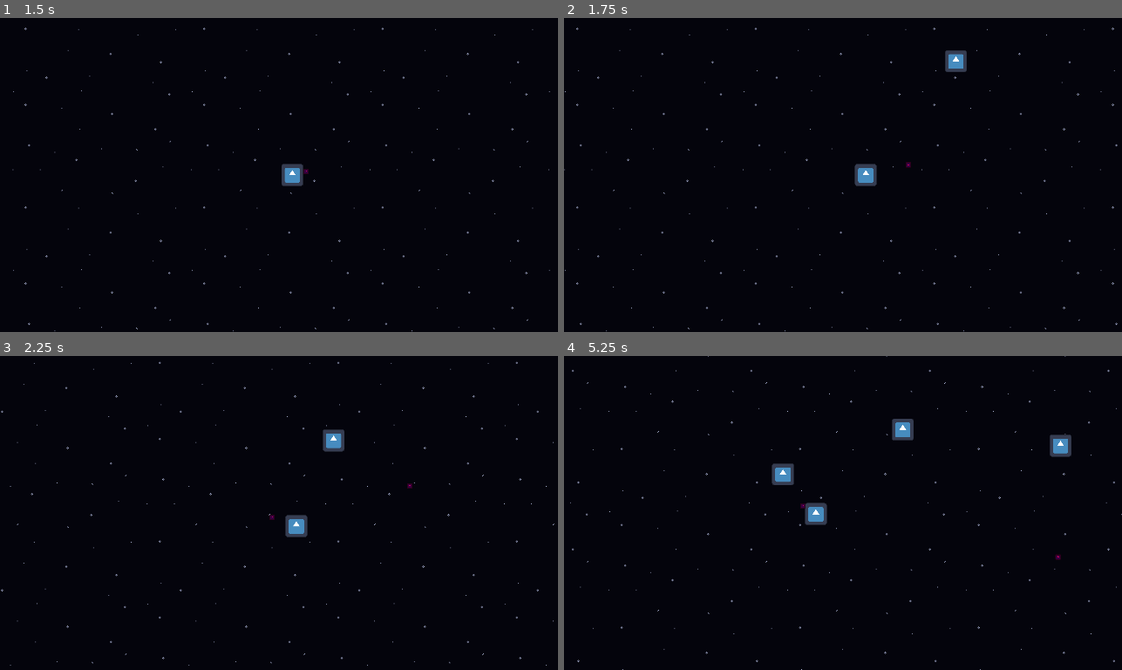
Above: before the commit, frames 1-4 (two rows, left to right).
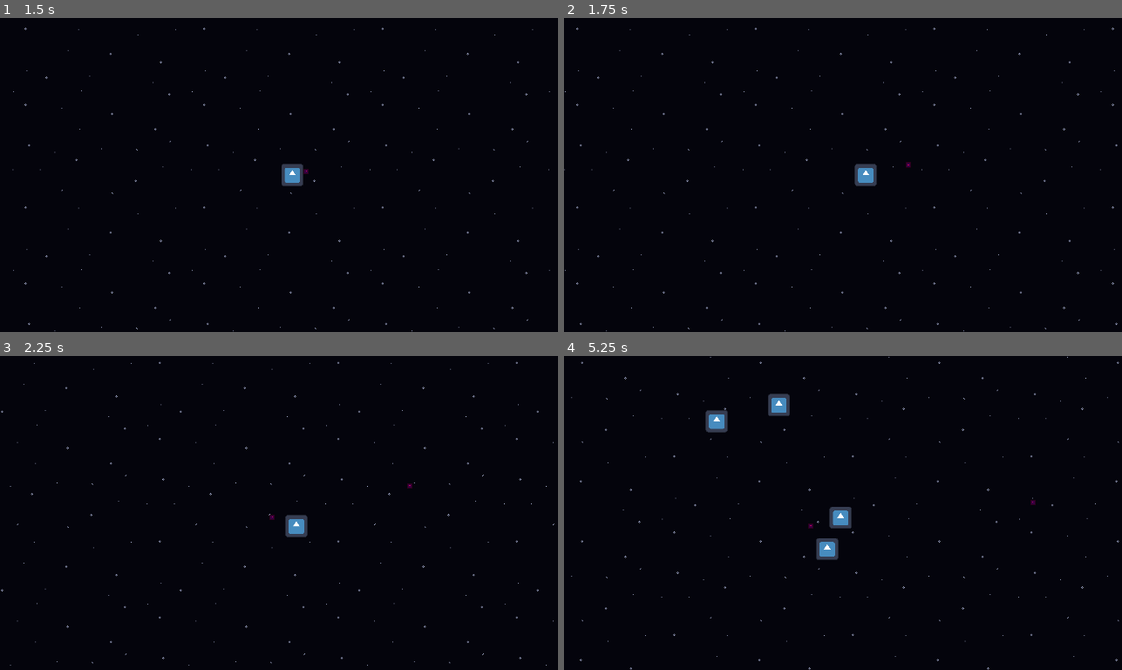
Above: after the commit, the same moments.

Repository: WinterAtne/Game-Jam
Game: Godot game, scene res://scenes/main.tscn
The game is run twice, just before and just after one commit, with the same random seed, the same clock (stepped at 60 frames per second) and the same inputs. The engine's default icon, where the game draws it, is replaced by a stand-in: a white triangle on a blue panel in a dark square.
Inputs (mouse positions are in pixels of both pictures, inside the frame that each line leads up to):
- Up to frame 1 (1.5 s): click "Start" at 0.5 s; tap Enter at 1.25 s; move the mouse to (401, 159) at 1.27 s; hold D (right) from 1.28 s (still down); click (401, 159) at 1.35 s
- Up to frame 2 (1.75 s): keep holding D (right)
- Up to frame 3 (2.25 s): move the mouse to (167, 528) at 2.02 s; release D (right) at 2.03 s; hold Down (down) from 2.03 s (still down); click (167, 528) at 2.1 s
- Up to frame 4 (5.25 s): move the mouse to (898, 443) at 2.77 s; release Down (down) at 2.78 s; hold D (right) 2.78-3.53 s; click (898, 443) at 2.85 s; move the mouse to (815, 575) at 3.52 s; hold W (up) 3.53-4.28 s; click (815, 575) at 3.6 s; move the mouse to (1010, 560) at 4.27 s; hold A (left) from 4.28 s (still down); click (1010, 560) at 4.35 s; move the mouse to (675, 465) at 5.02 s; click (675, 465) at 5.1 s

Frame 1 is identical in both runs. In frame 2, 0.3% of the frame differs, in the area x 68-73%, y 10-18%; in frame 3, 0.3%; in frame 4, 2.8%, in the area x 1-100%, y 0-100%.

Commit message:
Fixed distance for enemy spawning

Diff:
--- a/scenes/level.gd
+++ b/scenes/level.gd
@@ -6,6 +6,7 @@
 static var instance : Level = null
 
 @export var enemy_types : Array[PackedScene] = []
+@export var enemy_spawn_dinstance : int = 2000
 
 func _init() -> void:
 	if instance == null:
@@ -19,7 +20,7 @@
 	add_child(spawned_enemy)
 
 	var direction = Vector2(randf_range(-1, 1), randf_range(-1, 1)).normalized()
-	spawned_enemy.position = randf_range(1000, 1600) * direction + Player.instance.global_position
+	spawned_enemy.position = enemy_spawn_dinstance * direction + Player.instance.global_position
 
 
 func end_game() -> void:
